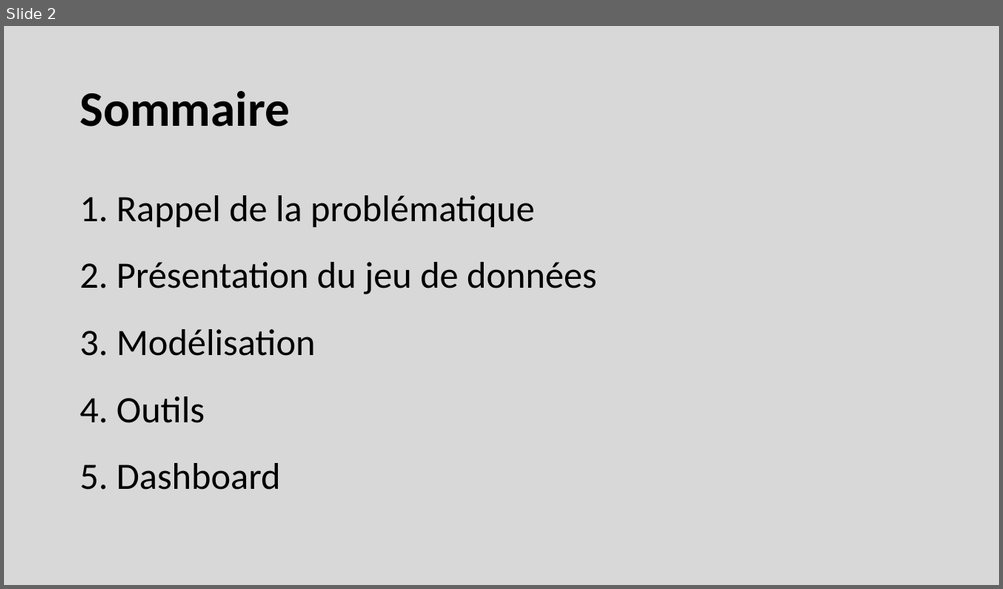
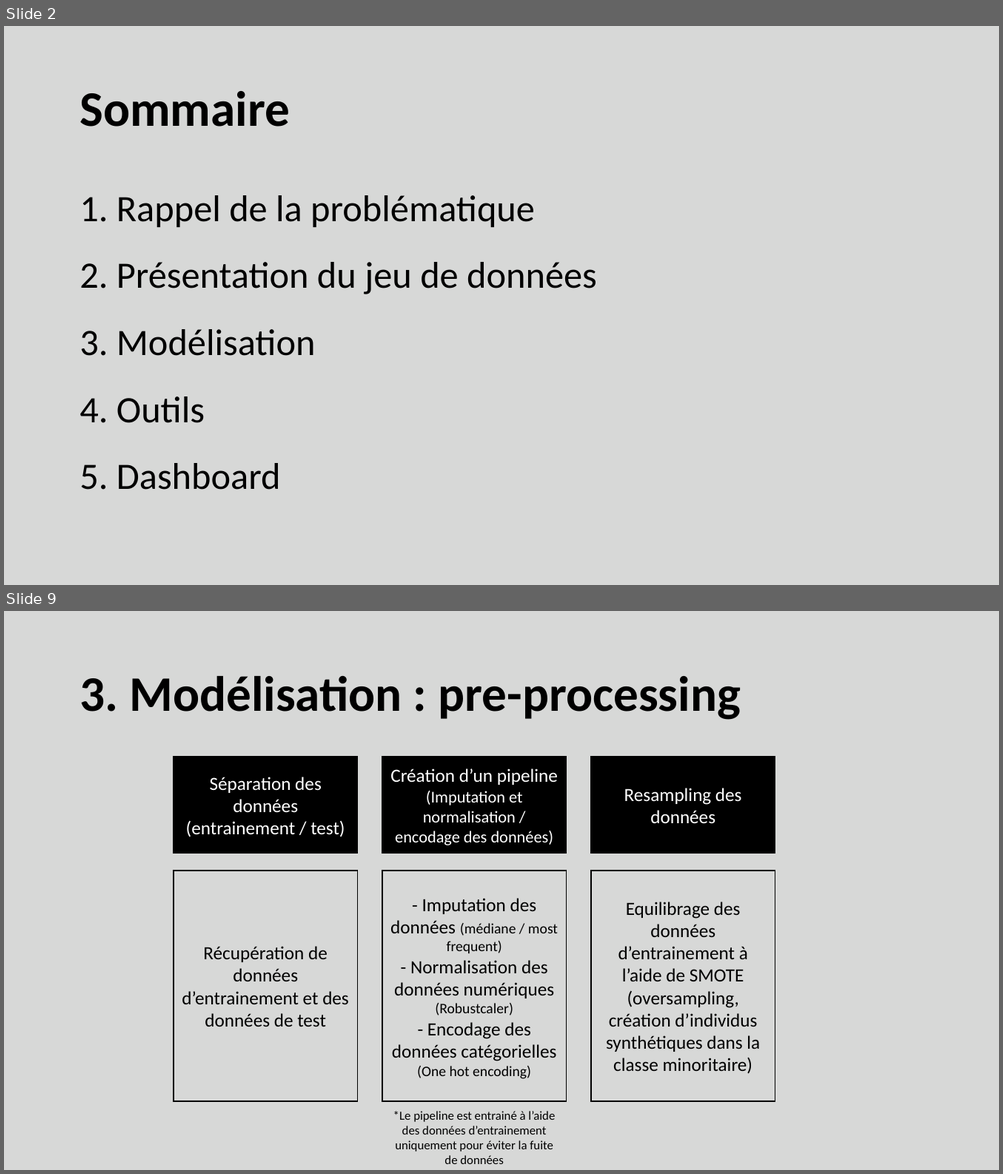
Before and after one commit to pbonte92/P7_Paul_Bonte, a slide deck: Paul_Bonte_P7_03_Présentation.pptx. Shown one above the other, each under a label of ours: slide 2 before the commit, slides 2 and 9 after it; the slides between them are not shown. The pictures are 1003x589 and 1003x1174 pixels, drawn with LibreOffice and Linux fonts; fonts in the diff are those of the drawing. Boxes give left, top, right and bottom in pixels: in the first picture for what was removed or moved away, otherwise in the second. Text is boxed around its words. In the diff, an @@ line names an element or a change of style, - is before the commit and + after.

```diff
--- a/Paul_Bonte_P7_03_Présentation.pptx
+++ b/Paul_Bonte_P7_03_Présentation.pptx
@@ slide 9 added at [4, 611, 999, 1170], background #FFFFFF @@
@@ rectangle added at [4, 611, 999, 1170], fill #D7D8D7, outline #D7D8D7 1 pt @@
@@ title added at [79, 675, 740, 720], 48 pt, text #000000, bold @@
+3. Modélisation : pre-processing
@@ rectangle added at [173, 758, 358, 854], fill #000000, outline #000000 1 pt, 18 pt, text #FFFFFF @@
+Séparation des données (entrainement / test)
@@ rectangle added at [382, 758, 566, 854], fill #000000, outline #000000 1 pt, 16 pt, text #FFFFFF @@
+Création d’un pipeline (Imputation et normalisation / encodage des données)
@@ rectangle added at [591, 758, 776, 854], fill #000000, outline #000000 1 pt, 18 pt, text #FFFFFF @@
+Resampling des données
@@ rectangle added at [173, 871, 358, 1102], outline #000000 1 pt, 18 pt, text #000000 @@
+Récupération de données d’entrainement et des données de test
@@ rectangle added at [382, 871, 566, 1102], outline #000000 1 pt, 18 pt, text #000000 @@
+- Imputation des données (médiane / most frequent)
+- Normalisation des données numériques (Robustcaler)
+- Encodage des données catégorielles (One hot encoding)
@@ rectangle added at [591, 871, 776, 1102], outline #000000 1 pt, 18 pt, text #000000 @@
+Equilibrage des données d’entrainement à l’aide de SMOTE (oversampling, création d’individus synthétiques dans la classe minoritaire)
@@ text added at [393, 1111, 555, 1165], 12 pt, text #000000 @@
+*Le pipeline est entrainé à l’aide des données d’entrainement uniquement pour éviter la fuite de données
```
Also in this commit, not shown: 5 slides changed, 11 other slides added, 2 slides removed, 7 other files.
